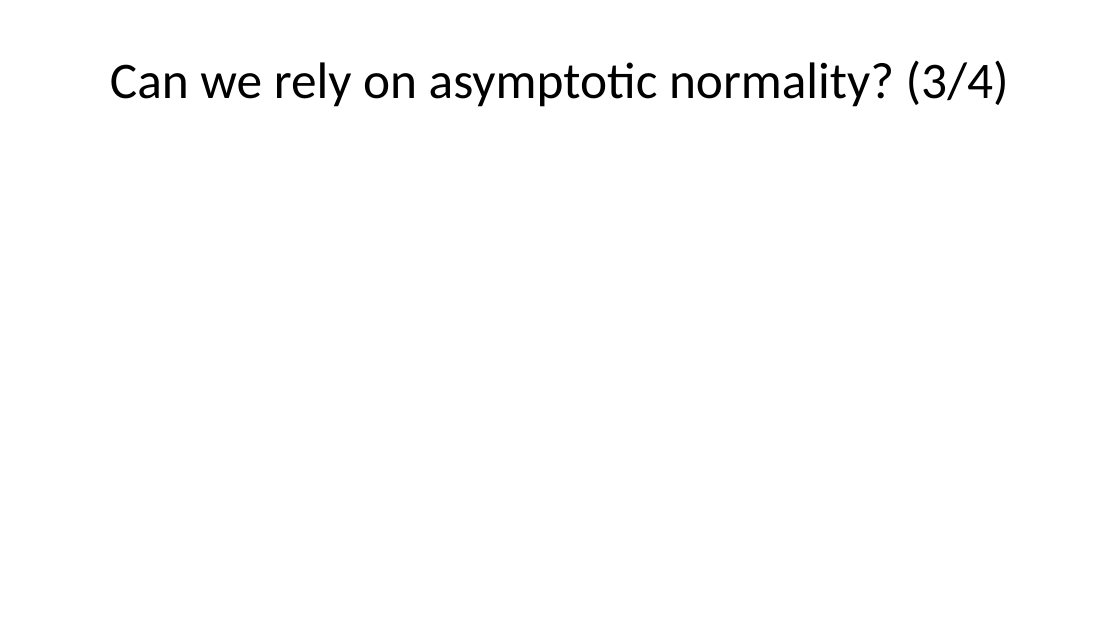
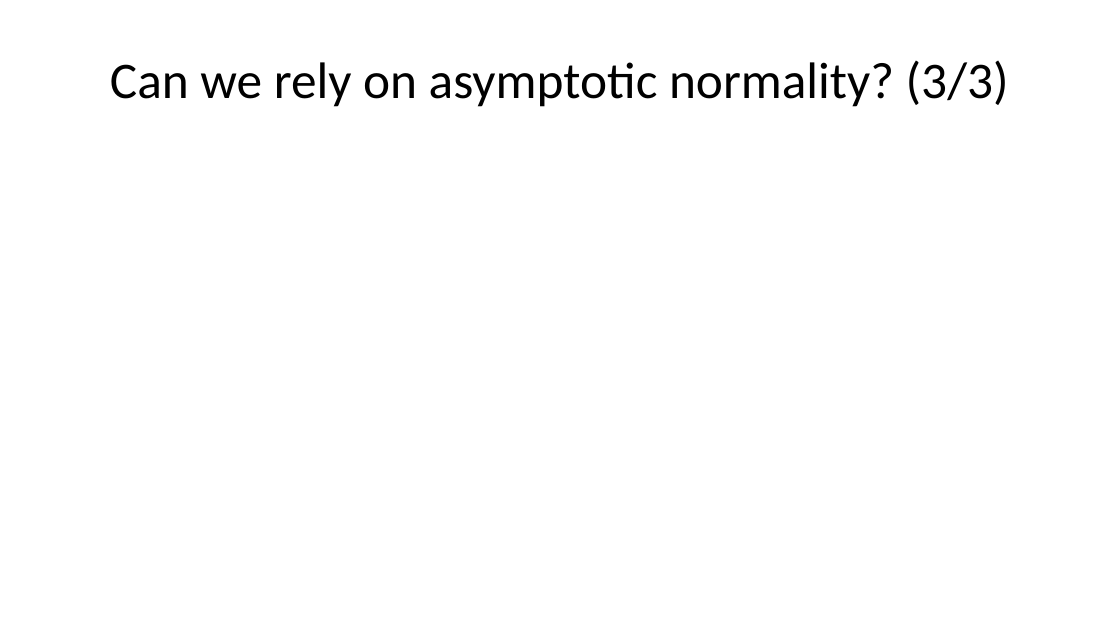
Before and after one commit to pmean/papers-and-presentations, a slide deck: slide 9 of bootstrap/src/bootstrap-slides.pptx (slide 6 before the commit). Drawn at 1120x630 pixels with LibreOffice and Linux fonts; fonts in the diff are those of the drawing. Boxes give left, top, right and bottom in pixels: in the first picture for what was removed or moved away, otherwise in the second. Text is boxed around its words. In the diff, an @@ line names an element or a change of style, - is before the commit and + after.

```diff
--- a/bootstrap/src/bootstrap-slides.pptx
+++ b/bootstrap/src/bootstrap-slides.pptx
@@ title at (110, 60, 1009, 107): text changed @@
-Can we rely on asymptotic normality? (3/4)
+Can we rely on asymptotic normality? (3/3)
```
Also in this commit, not shown: 4 other slides changed, 5 slides added, 1 slide removed, 3 other files.
